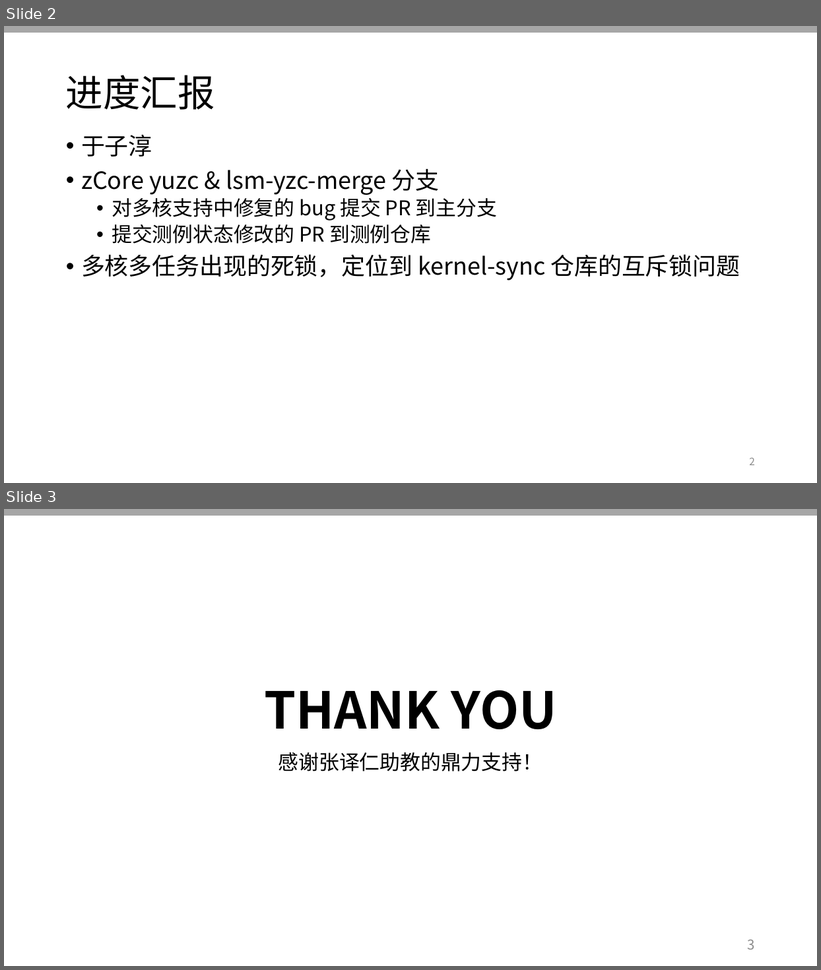
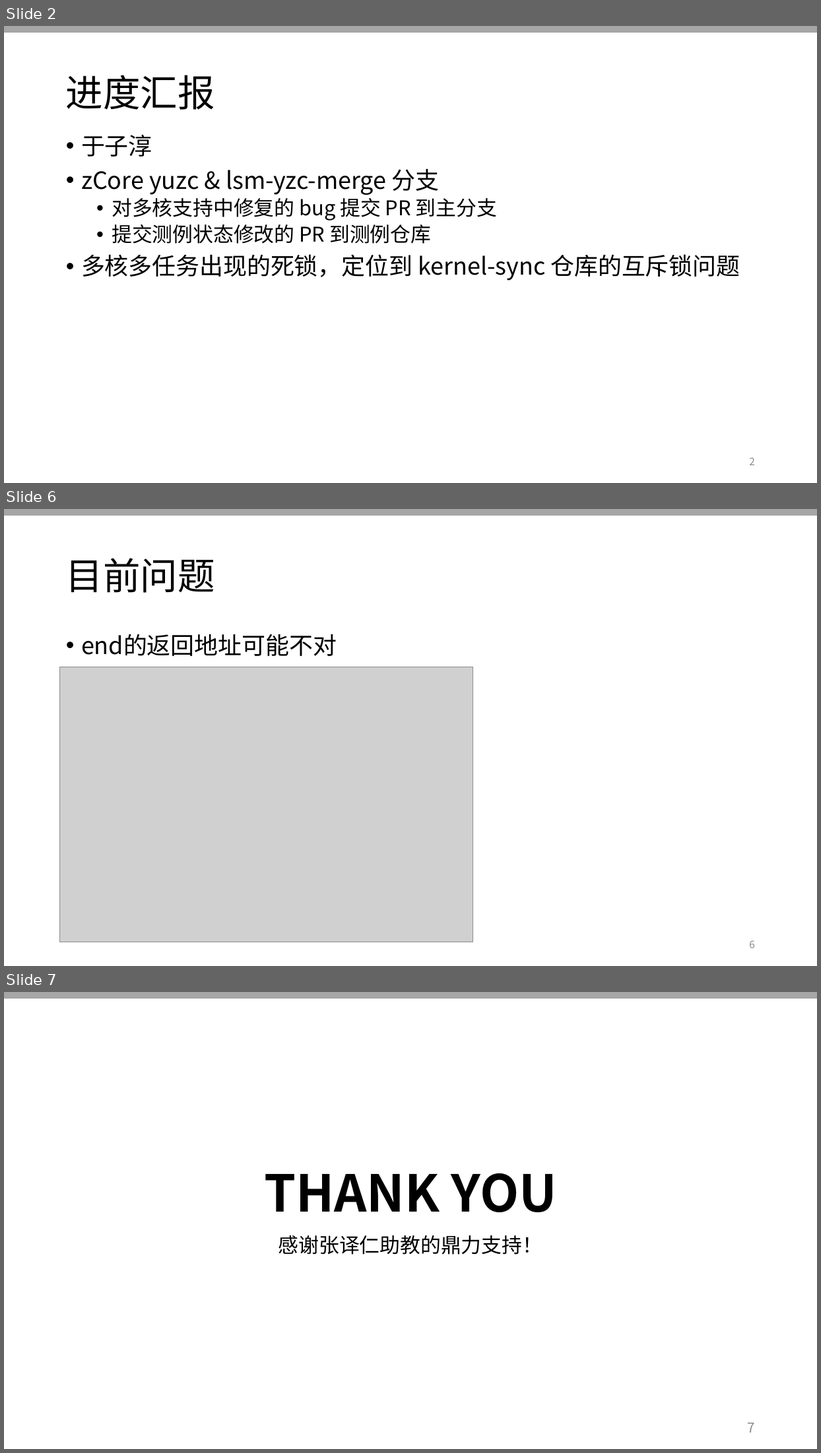
Before and after one commit to OSLab-zCore/OSLab-Docs, a slide deck: 进度汇报PPT汇总/week13.pptx. Shown one above the other, each under a label of ours: slides 2 and 3 before the commit, slides 2, 6 and 7 after it; the slides between them are not shown. The pictures are 821x970 and 821x1453 pixels, drawn with LibreOffice and Linux fonts; fonts in the diff are those of the drawing; grey boxes stand for pictures. Boxes give left, top, right and bottom in pixels: in the first picture for what was removed or moved away, otherwise in the second. Text is boxed around its words. In the diff, an @@ line names an element or a change of style, - is before the commit and + after.

```diff
--- a/进度汇报PPT汇总/week13.pptx
+++ b/进度汇报PPT汇总/week13.pptx
@@ slide 6 added at (4, 509, 817, 966), background #FFFFFF; not listed: 1 template element that a slide beside it also shows @@
@@ title added at (66, 558, 215, 593), 44 pt, text #000000 @@
+目前问题
@@ text added at (81, 634, 337, 656), 28 pt, text #000000 @@
+• end的返回地址可能不对
@@ picture added at (60, 667, 473, 942) @@
@@ page number added at (749, 941, 755, 949), 12 pt, text #8C8C8C @@
+6
@@ what was slide 3 is now slide 7 @@
@@ page number at (748, 1423, 755, 1433): text changed @@
-3
+7
```
Also in this commit, not shown: 3 other slides added, 1 other file.
